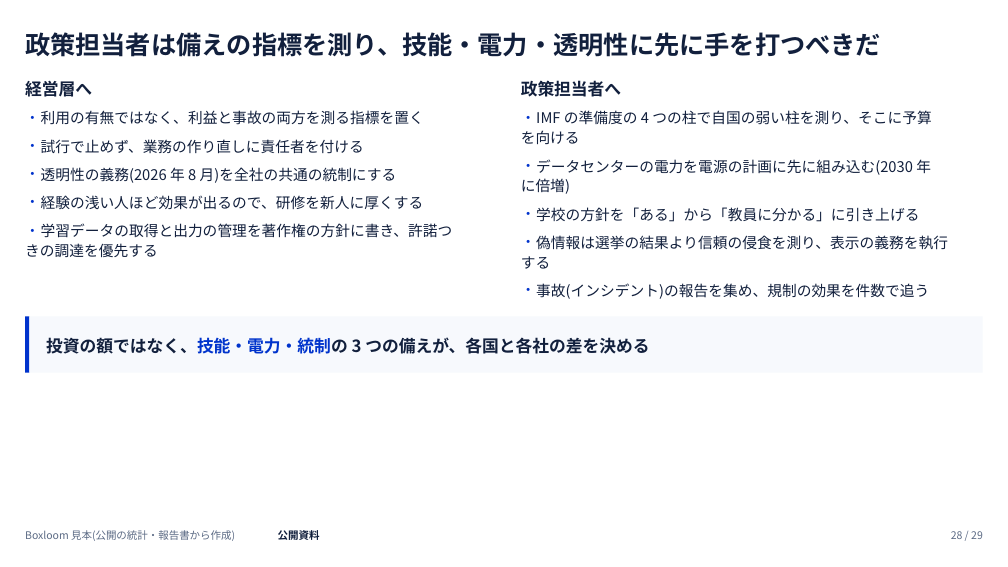
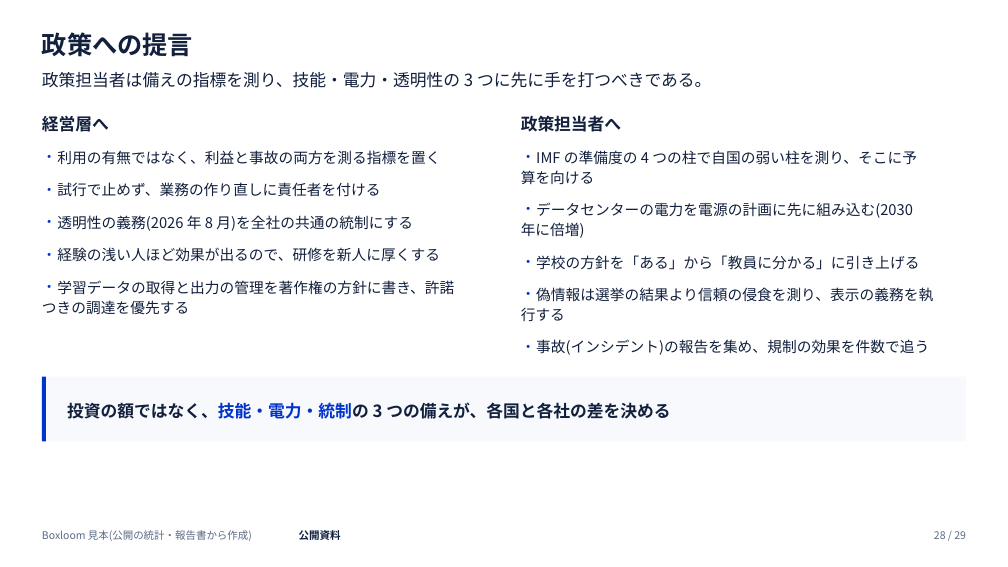
Before and after one commit to tjst-t/boxloom, a slide deck: slide 28 of boxloom/out/ai_society_light.pptx. Drawn at 1008x567 pixels with LibreOffice and Linux fonts; fonts in the diff are those of the drawing. Boxes give left, top, right and bottom in pixels: in the first picture for what was removed or moved away, otherwise in the second. Text is boxed around its words. In the diff, an @@ line names an element or a change of style, - is before the commit and + after.

```diff
--- a/boxloom/out/ai_society_light.pptx
+++ b/boxloom/out/ai_society_light.pptx
@@ title at [42, 32, 193, 57]: text changed @@
-政策担当者は備えの指標を測り、技能・電力・透明性に先に手を打つべきだ
+政策への提言
@@ text added at [42, 72, 711, 88], 16 pt, text #12203D @@
+政策担当者は備えの指標を測り、技能・電力・透明性の 3 つに先に手を打つべきである。
@@ text "経営層へ": place and size @@
-text "経営層へ" at [25, 81, 92, 97]
+text "経営層へ" at [42, 116, 109, 132]
@@ text "政策担当者へ": place and size @@
-text "政策担当者へ" at [521, 80, 621, 97]
+text "政策担当者へ" at [521, 115, 621, 132]
@@ text "利用の有無ではなく、利益と事故の両方を測る指標を置く": place and size @@
-text "利用の有無ではなく、利益と事故の両方を測る指標を置く" at [41, 110, 424, 125]
+text "利用の有無ではなく、利益と事故の両方を測る指標を置く" at [57, 150, 440, 165]
@@ text "試行で止めず、業務の作り直しに責任者を付ける": place and size @@
-text "試行で止めず、業務の作り直しに責任者を付ける" at [41, 139, 364, 154]
+text "試行で止めず、業務の作り直しに責任者を付ける" at [57, 182, 380, 197]
@@ text at [521, 150, 917, 184]: spaces changed @@
-・ IMF の準備度の 4 つの柱で自国の弱い柱を測り、そこに予算
-を向ける
+・ IMF の準備度の 4 つの柱で自国の弱い柱を測り、そこに予
+算を向ける
@@ text at [521, 202, 913, 238]: spaces changed @@
-・ データセンターの電力を電源の計画に先に組み込む(2030 年
-に倍増)
+・ データセンターの電力を電源の計画に先に組み込む(2030
+年に倍増)
@@ text "透明性の義務(2026 年 8 月)を全社の共通の統制にする": place and size @@
-text "透明性の義務(2026 年 8 月)を全社の共通の統制にする" at [41, 167, 397, 183]
+text "透明性の義務(2026 年 8 月)を全社の共通の統制にする" at [57, 215, 413, 231]
@@ text "経験の浅い人ほど効果が出るので、研修を新人に厚くする": place and size @@
-text "経験の浅い人ほど効果が出るので、研修を新人に厚くする" at [41, 195, 424, 209]
+text "経験の浅い人ほど効果が出るので、研修を新人に厚くする" at [57, 247, 440, 262]
@@ text "学校の方針を「ある」から「教員に分かる」に引き上げる": place and size @@
-text "学校の方針を「ある」から「教員に分かる」に引き上げる" at [536, 207, 919, 222]
+text "学校の方針を「ある」から「教員に分かる」に引き上げる" at [536, 255, 919, 270]
@@ text at [42, 280, 454, 314]: spaces changed @@
-・ 学習データの取得と出力の管理を著作権の方針に書き、許諾つ
-きの調達を優先する
+・ 学習データの取得と出力の管理を著作権の方針に書き、許諾
+つきの調達を優先する
@@ text at [521, 287, 933, 321]: spaces changed @@
-・ 偽情報は選挙の結果より信頼の侵食を測り、表示の義務を執行
-する
+・ 偽情報は選挙の結果より信頼の侵食を測り、表示の義務を執
+行する
@@ text "事故(インシデント)の報告を集め、規制の効果を件数で追う": place and size @@
-text "事故(インシデント)の報告を集め、規制の効果を件数で追う" at [536, 283, 929, 299]
+text "事故(インシデント)の報告を集め、規制の効果を件数で追う" at [536, 339, 929, 355]
@@ rectangle: place and size @@
-rectangle at [25, 316, 29, 372]
+rectangle at [42, 377, 47, 442]
@@ rectangle: place and size @@
-rectangle at [29, 316, 983, 372]
+rectangle at [46, 377, 966, 442]
@@ text "投資の額ではなく、技能・電力・統制の 3 つの備えが、各国と各社の差を決める": place and size @@
-text "投資の額ではなく、技能・電力・統制の 3 つの備えが、各国と各社の差を決める" at [46, 337, 649, 354]
+text "投資の額ではなく、技能・電力・統制の 3 つの備えが、各国と各社の差を決める" at [67, 402, 670, 419]
@@ text "Boxloom 見本(公開の統計・報告書から作成)": place and size @@
-text "Boxloom 見本(公開の統計・報告書から作成)" at [25, 530, 235, 541]
+text "Boxloom 見本(公開の統計・報告書から作成)" at [42, 530, 252, 541]
@@ text "公開資料": place and size @@
-text "公開資料" at [278, 530, 320, 540]
+text "公開資料" at [299, 530, 341, 540]
@@ text "28 / 29": place and size @@
-text "28 / 29" at [951, 531, 983, 539]
+text "28 / 29" at [934, 531, 966, 539]
```
Also in this commit, not shown: 28 other slides changed, 38 other files.
